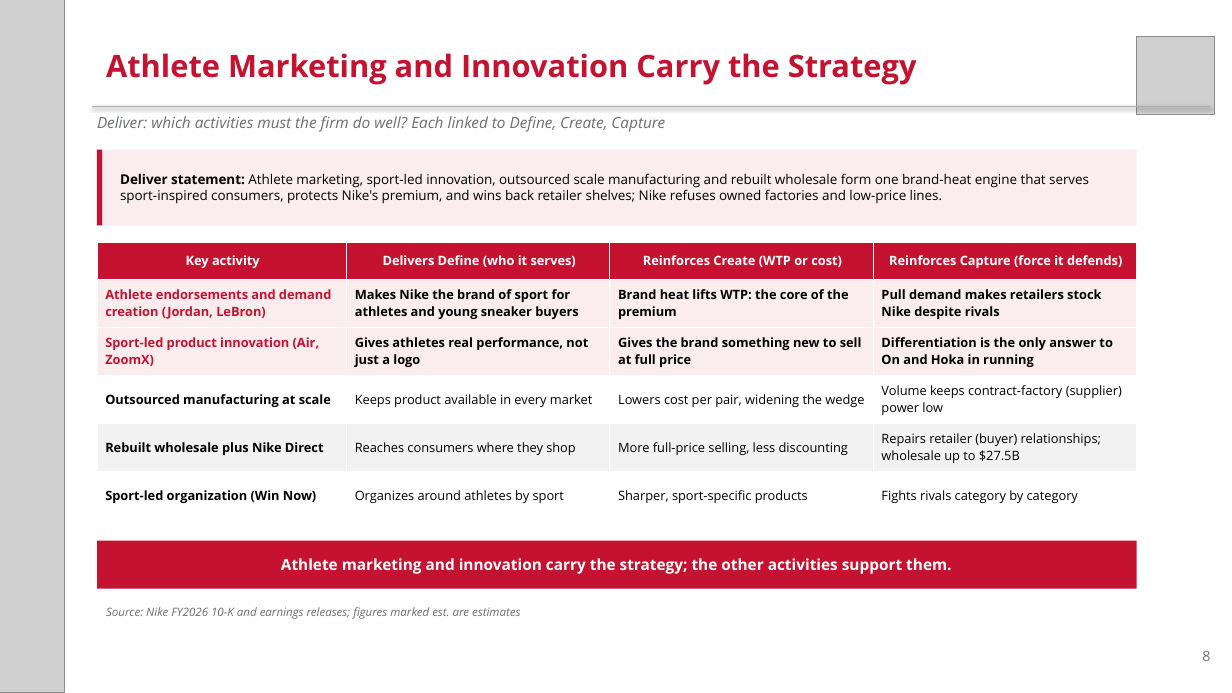
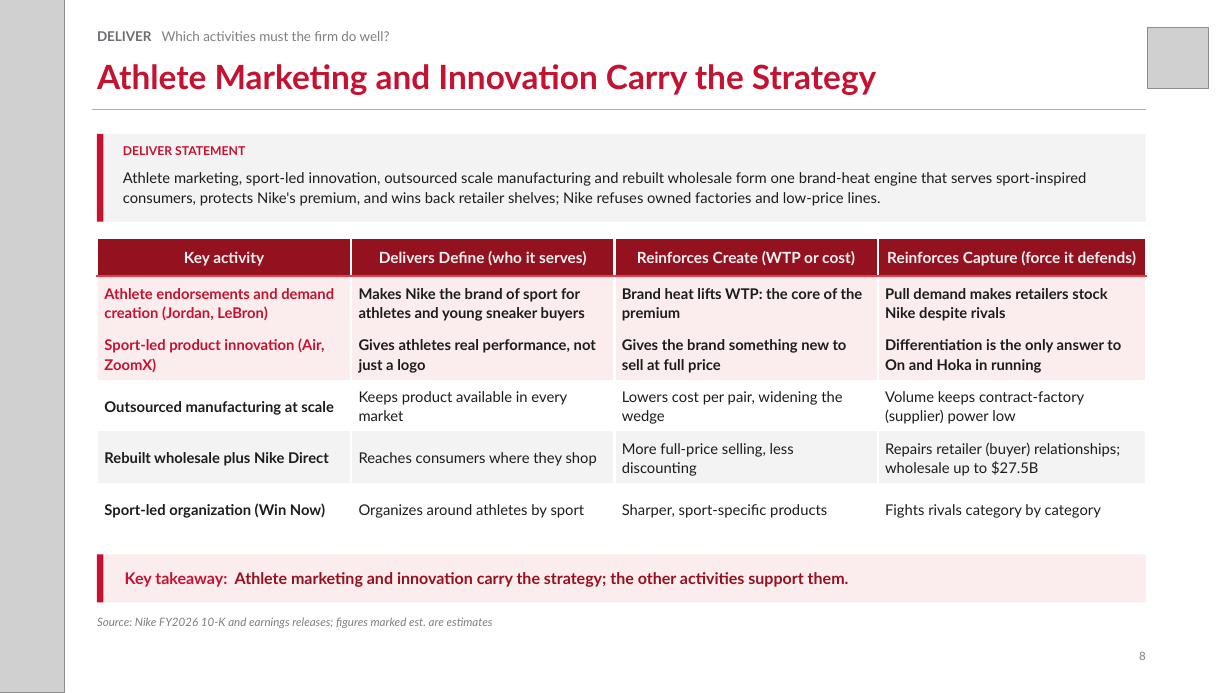
Before and after one commit to zuhayr77/AI-Business-Strategy-Agent, a slide deck: slide 8 of dccd-strategy-agent/examples/Nike_DCCD.pptx. Drawn at 1232x693 pixels with LibreOffice and Linux fonts; fonts in the diff are those of the drawing; grey boxes stand for pictures. Boxes give left, top, right and bottom in pixels: in the first picture for what was removed or moved away, otherwise in the second. Text is boxed around its words. In the diff, an @@ line names an element or a change of style, - is before the commit and + after.

```diff
--- a/dccd-strategy-agent/examples/Nike_DCCD.pptx
+++ b/dccd-strategy-agent/examples/Nike_DCCD.pptx
@@ picture resized from (x1=1137, y1=37, x2=1214, y2=115) to (x1=1148, y1=28, x2=1209, y2=89) @@
@@ text "Athlete Marketing and Innovation Carry ..." moved from (x1=106, y1=53, x2=917, y2=85) to (x1=97, y1=64, x2=876, y2=95) @@
@@ text "Athlete Marketing and Innovation Carry ..." at (x1=97, y1=64, x2=876, y2=95): size 24 to 26 pt, font Open Sans to Lato; vertical alignment top to middle @@
@@ text at (x1=97, y1=31, x2=390, y2=41): text changed; size 12 to 10.5 pt; font Open Sans to Lato; text colour #6D6E71 to #7F7F7F; italic off @@
-Deliver: which activities must the firm do well? Each linked to Define, Create, Capture
+DELIVER Which activities must the firm do well?
@@ line moved from (92, 106) - (1211, 106) to (92, 109) - (1146, 109) @@
@@ rectangle resized from (x1=97, y1=150, x2=103, y2=226) to (x1=97, y1=134, x2=104, y2=222) @@
@@ rectangle resized from (x1=97, y1=150, x2=1137, y2=226) to (x1=97, y1=134, x2=1146, y2=222) @@
@@ rectangle at (x1=97, y1=134, x2=1146, y2=222): fill #FBECEE to #F3F3F3 @@
@@ text added at (x1=123, y1=146, x2=245, y2=155), 9.5 pt, text #C41230, bold @@
+DELIVER STATEMENT
@@ text at (x1=123, y1=172, x2=1086, y2=206): text changed; size 10.5 to 11.5 pt; font Open Sans to Lato; text colour #000000 to #1C1C1C @@
-Deliver statement: Athlete marketing, sport-led innovation, outsourced scale manufacturing and rebuilt wholesale form one brand-heat engine that serves sport-inspired consumers, protects Nike's premium, and wins back retailer shelves; Nike refuses owned factories and low-price lines.
+Athlete marketing, sport-led innovation, outsourced scale manufacturing and rebuilt wholesale form one brand-heat engine that serves sport-inspired consumers, protects Nike's premium, and wins back retailer shelves; Nike refuses owned factories and low-price lines.
@@ text "Athlete marketing, sport-led innovation, outsourced ..." at (x1=123, y1=172, x2=1086, y2=206): vertical alignment middle to top @@
@@ table at (x1=97, y1=238, x2=1146, y2=535) @@
@@ fill #C41230 to #941120 in row 1 @@
@@ fill #FFFFFF to none in 8 cells @@
@@ fill #F2F2F2 to #F3F3F3 in row 5 @@
@@ size 10 to 12 pt, text colour #FFFFFF to #F2F2F2 in "Key activity", "Delivers Define (who it serves)", "Reinforces Create (WTP or cost)", "Reinforces Capture (force it defends)" @@
@@ font Open Sans to Lato @@
@@ size 10 to 11.5 pt in "Athlete endorsements and demand creation (Jordan, LeBron)", "Makes Nike the brand of sport for ...", "Brand heat lifts WTP: the core of ...", "Pull demand makes retailers stock Nike despite ..." and 16 more places @@
@@ text colour #000000 to #1C1C1C in "Makes Nike the brand of sport for ...", "Brand heat lifts WTP: the core of ...", "Pull demand makes retailers stock Nike despite ...", "Gives athletes real performance, not just a ..." and 14 more places @@
@@ line spacing 1 to 1.1 @@
@@ borders changed @@
@@ table resized from (x1=97, y1=242, x2=1137, y2=519) to (x1=97, y1=238, x2=1146, y2=535) @@
@@ rectangle resized from (x1=97, y1=541, x2=1137, y2=589) to (x1=97, y1=555, x2=1146, y2=603) @@
@@ rectangle at (x1=97, y1=555, x2=1146, y2=603): fill #C41230 to #FBECEE @@
@@ rectangle added at (x1=97, y1=555, x2=104, y2=603), fill #C41230 @@
@@ text at (x1=125, y1=572, x2=849, y2=587): text changed; size 12 to 12.5 pt; font Open Sans to Lato; text colour #FFFFFF to #941120 @@
-Athlete marketing and innovation carry the strategy; the other activities support them.
+Key takeaway: Athlete marketing and innovation carry the strategy; the other activities support them.
@@ text "Source: Nike FY2026 10-K and ..." moved from (x1=106, y1=607, x2=520, y2=619) to (x1=97, y1=617, x2=493, y2=628) @@
@@ text "Source: Nike FY2026 10-K and ..." at (x1=97, y1=617, x2=493, y2=628): font Open Sans to Lato, text colour #6D6E71 to #7F7F7F @@
@@ text "8" moved from (x1=1202, y1=651, x2=1210, y2=661) to (x1=1139, y1=651, x2=1146, y2=660) @@
@@ text "8" at (x1=1139, y1=651, x2=1146, y2=660): size 11 to 9 pt, font Open Sans to Lato, text colour #6D6E71 to #7F7F7F @@
```
Also in this commit, not shown: 8 other slides changed, 15 other files.
